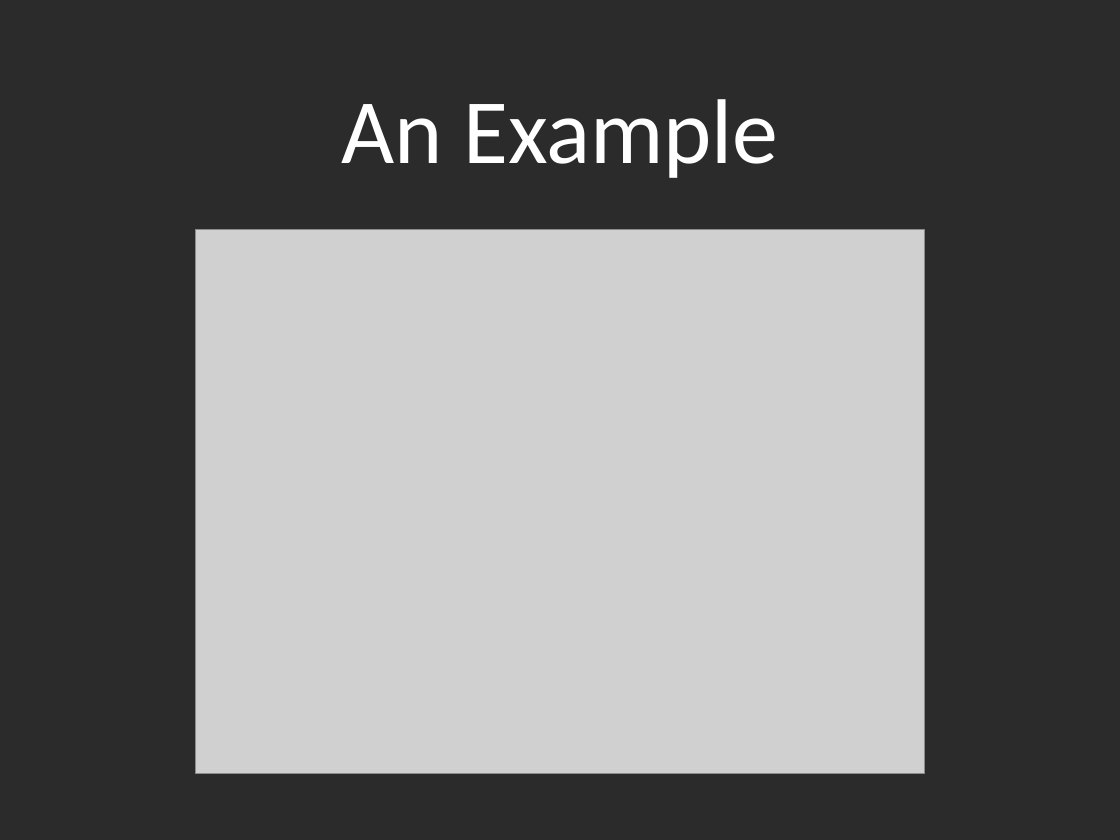
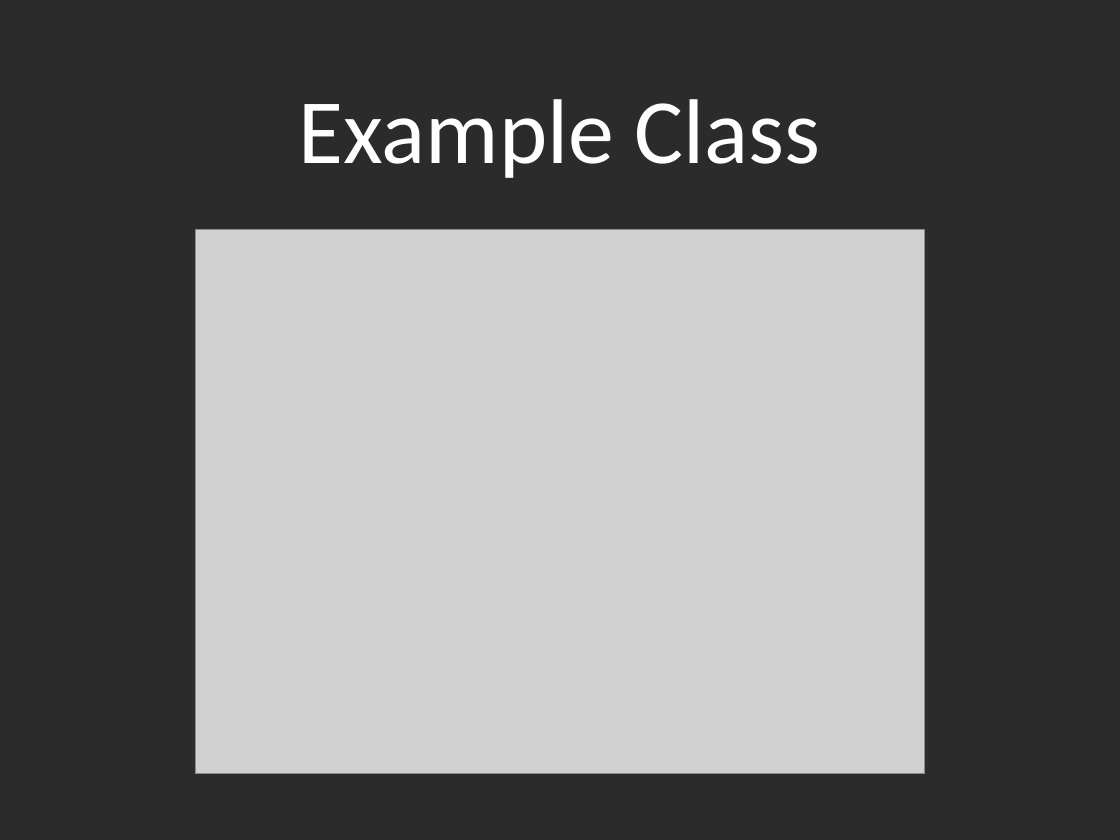
Before and after one commit to andypike/Talks, a slide deck: slide 5 of ORMBattle-Castle-ActiveRecord/ORMBattle-ActiveRecord.ppt. Drawn at 1120x840 pixels with LibreOffice and Linux fonts; fonts in the diff are those of the drawing; grey boxes stand for pictures; background and template pictures are left out; a plain dark background stands for a picture behind light text. Boxes give left, top, right and bottom in pixels: in the first picture for what was removed or moved away, otherwise in the second. Text is boxed around its words. In the diff, an @@ line names an element or a change of style, - is before the commit and + after.

```diff
--- a/ORMBattle-Castle-ActiveRecord/ORMBattle-ActiveRecord.ppt
+++ b/ORMBattle-Castle-ActiveRecord/ORMBattle-ActiveRecord.ppt
@@ title at (299,99,821,178): text changed @@
-An Example
+Example Class
```
Also in this commit, not shown: 7 other slides changed, 1 slide added, 4 other files.
